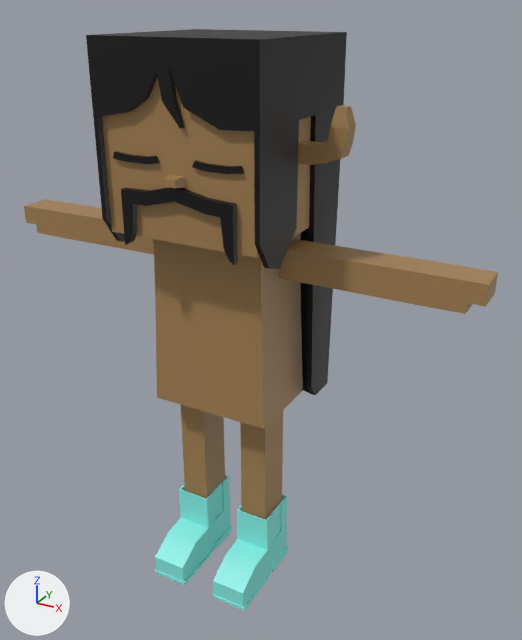
An edit to the FBX model mustachiorascals/fbx/31210323-0399-4f01-8873-28e2758813a4.fbx, drawn before and after from the same camera.
Both versions are drawn from a 50 mm camera at (0.0177, -0.0276, 0.0291) aimed at (0.0014, 0.002, 0.0143). The axes (+X, +Y, +Z) are drawn at lower left. The lights are the same throughout. Where no turn or scale is listed for an object, it has been applied to the vertices.

The first picture shows 'e_5', 'eye_1', 'f_chelsea_boots', 'h_long_straight1', 'm_sanchez', 'mustachio_arms', 'mustachio_body', 'mustachio_head', 'mustachio_legs'.
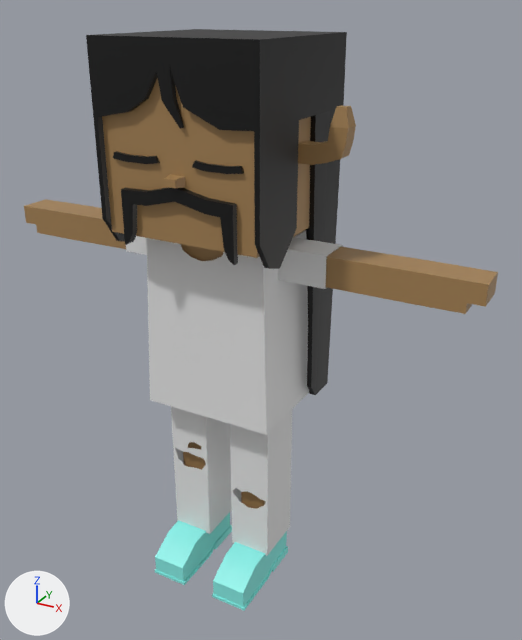
Location of each change, [x1, y1, x2, y2] in pixels of the pictures (522 x 640 px):
'c_shirt_1', added: after [146, 230, 309, 435]
'c_rippedjeans', added: after [171, 407, 292, 556]
'c_shirt_2', added: after [126, 236, 343, 289]
'mustachio_body', unchanged, covered by the edit: before [153, 233, 303, 429]; after [181, 244, 223, 261]
'mustachio_legs', unchanged, covered by the edit: before [181, 405, 283, 520]; after [183, 442, 266, 509]

The change, as a list of edits to the scene's bpy script:
```text
Add mat_upper_garment_1:
    mat_upper_garment_1 = principled_material('upper_garment_1')
    mat_upper_garment_1.base_color = (0.8, 0.8, 0.8)  # white #e7e7e7
Add mat_lower_garment:
    mat_lower_garment = principled_material('lower_garment')
    mat_lower_garment.base_color = (0.8, 0.8, 0.8)  # white #e7e7e7
Add me_mesh_010:
    me_mesh_010.from_pydata(...)  # 230 vertices, 212 faces; spans x -0.00349..0.00349, y -0.0013..0.00353, z 0.00994..0.01894
    me_mesh_010.materials.append(mat_upper_garment_1)  # white #e7e7e7
Add me_mesh_011:
    me_mesh_011.from_pydata(...)  # 24 vertices, 18 faces; spans x -0.00561..0.00561, y 0.00027..0.00209, z 0.01737..0.01893
    me_mesh_011.materials.append(mat_upper_garment_1)  # white #e7e7e7
Add me_mesh_003_1:
    me_mesh_003_1.from_pydata(...)  # 277 vertices, 244 faces; spans x -0.00297..0.00299, y -0.00021..0.00257, z 0.0014..0.01069
    me_mesh_003_1.materials.append(mat_lower_garment)  # white #e7e7e7
Add ob_c_shirt_1:
    ob_c_shirt_1 = bpy.data.objects.new('c_shirt_1', me_mesh_010)
    ob_c_shirt_1.location = (0.0, 0.0, 0.0)
Add ob_c_shirt_2:
    ob_c_shirt_2 = bpy.data.objects.new('c_shirt_2', me_mesh_011)
    ob_c_shirt_2.location = (0.0, 0.0, 0.0)
Add ob_c_rippedjeans:
    ob_c_rippedjeans = bpy.data.objects.new('c_rippedjeans', me_mesh_003_1)
    ob_c_rippedjeans.location = (0.0, 0.0, 0.0)
```
